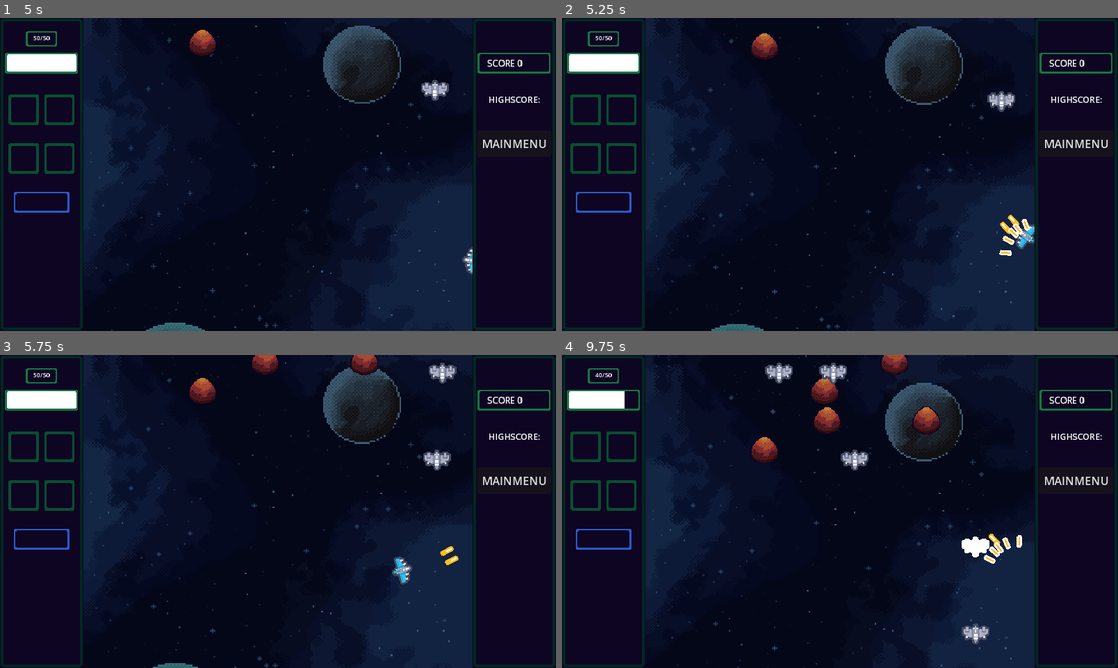
Above: before the commit, frames 1-4 (two rows, left to right).
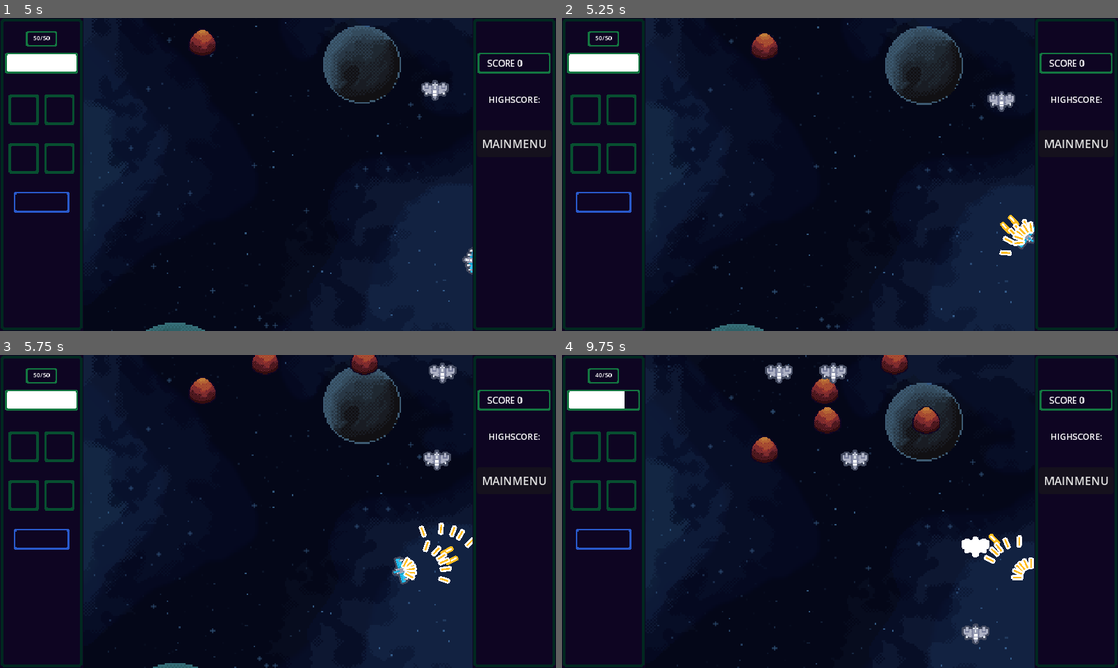
Above: after the commit, the same moments.

Repository: Deathofmatrix/23T3_GPG213_SHMUP
Game: Godot game, scene res://managers/scene_switcher.tscn
Same seed, same stepped clock (60 frames per second), same inputs: the game is played once before the commit and once after it. The engine's default icon, where the game draws it, is replaced by a stand-in: a white triangle on a blue panel in a dark square.
Inputs (mouse positions are in pixels of both pictures, inside the frame that each line leads up to):
- Up to frame 1 (5 s): click "START" at 0.5 s; click "START" at 1.25 s; move the mouse to (400, 158) at 2.02 s; hold D (right) 2.03-2.78 s; right-click (400, 158) at 2.1 s; move the mouse to (166, 190) at 2.77 s; hold S (down) 2.78-3.53 s; click (166, 190) at 2.85 s; right-click (166, 190) at 3.05 s; move the mouse to (333, 105) at 3.52 s; hold D (right) 3.53-4.28 s; right-click (333, 105) at 3.6 s; move the mouse to (250, 237) at 4.27 s; hold W (up) from 4.28 s (still down); right-click (250, 237) at 4.35 s
- Up to frame 2 (5.25 s): move the mouse to (1006, 221) at 5.02 s; release W (up) at 5.03 s; press the mouse at (1006, 221) at 5.03 s; hold A (left) from 5.03 s (still down)
- Up to frame 3 (5.75 s): keep holding A (left); right-click (444, 558) at 5.3 s
- Up to frame 4 (9.75 s): move the mouse to (673, 464) at 5.77 s; release the mouse at (673, 464) at 5.78 s; right-click (673, 464) at 5.85 s; move the mouse to (867, 511) at 6.52 s; release A (left) at 6.53 s; hold S (down) 6.53-7.28 s; right-click (867, 511) at 6.6 s; move the mouse to (756, 433) at 7.27 s; hold D (right) 7.28-8.03 s; click (756, 433) at 7.35 s; right-click (756, 433) at 7.55 s; move the mouse to (962, 495) at 8.02 s; hold W (up) 8.03-8.78 s; right-click (962, 495) at 8.1 s; move the mouse to (728, 527) at 8.77 s; hold D (right) 8.78-9.53 s; right-click (728, 527) at 8.85 s; move the mouse to (895, 442) at 9.52 s; press the mouse at (895, 442) at 9.53 s; hold S (down) from 9.53 s (still down)

Frame 1 is identical in both runs. In frame 2, 0.1% of the frame differs, in the area x 81-85%, y 64-73%; in frame 3, 0.5%, in the area x 72-85%, y 53-74%; in frame 4, 0.2%.

Commit message:
Added moving Pickups

Diff:
--- a/autoloads/event_manager.gd
+++ b/autoloads/event_manager.gd
@@ -1,3 +1,4 @@
 extends Node
 
 signal enemy_destroyed(global_position: Vector2, points: int)
+signal player_leveled_up()
--- a/levels/Scenes/level_01.tscn
+++ b/levels/Scenes/level_01.tscn
@@ -7,6 +7,7 @@
 [ext_resource type="PackedScene" uid="uid://d8xrnob8i15r" path="res://UI/hud.tscn" id="4_64i7p"]
 [ext_resource type="PackedScene" uid="uid://b5s4k7dtq4xy7" path="res://enemies/enemy_spawner.tscn" id="5_nfb7c"]
 [ext_resource type="PackedScene" uid="uid://0uv3q6ylqes0" path="res://pickups/xp/xp_spawner.tscn" id="6_ac72y"]
+[ext_resource type="PackedScene" uid="uid://d0gynaifufxo8" path="res://pickups/upgrades/upgrade_spawner.tscn" id="8_ysjd3"]
 
 [node name="Level01" type="Node2D"]
 script = ExtResource("1_hrodq")
@@ -45,6 +46,9 @@
 
 [node name="XPSpawner" parent="." instance=ExtResource("6_ac72y")]
 
+[node name="UpgradeSpawner" parent="." instance=ExtResource("8_ysjd3")]
+position = Vector2(0, -180)
+
 [connection signal="score_increased" from="HUDCanvas/HUD" to="." method="_on_hud_score_increased"]
 [connection signal="pressed" from="HUDCanvas/Button" to="." method="_on_button_pressed"]
 [connection signal="player_health_updated" from="Player" to="HUDCanvas/HUD" method="_on_player_player_health_updated"]
--- /dev/null
+++ b/pickups/upgrades/upgrade_collector.tscn
@@ -0,0 +1,11 @@
+[gd_scene load_steps=2 format=3 uid="uid://blg4j3q5al6cc"]
+
+[sub_resource type="CircleShape2D" id="CircleShape2D_u1joq"]
+radius = 16.0
+
+[node name="UpgradeCollector" type="Area2D"]
+collision_layer = 0
+collision_mask = 64
+
+[node name="CollisionShape2D" type="CollisionShape2D" parent="."]
+shape = SubResource("CircleShape2D_u1joq")
--- /dev/null
+++ b/pickups/upgrades/upgrade_pickup.gd
@@ -0,0 +1,16 @@
+extends Area2D
+
+var upgrades_on_screen: Array
+var movement_speed
+
+func _physics_process(delta):
+	position += Vector2.DOWN * movement_speed * delta
+
+
+func upgrade_collected():
+	for upgrades in upgrades_on_screen:
+		upgrades.queue_free()
+
+
+func _on_visible_on_screen_notifier_2d_screen_exited():
+	queue_free()
--- /dev/null
+++ b/pickups/upgrades/upgrade_pickup.tscn
@@ -0,0 +1,22 @@
+[gd_scene load_steps=4 format=3 uid="uid://d2a8r6he6s8yy"]
+
+[ext_resource type="Script" path="res://pickups/upgrades/upgrade_pickup.gd" id="1_ocel7"]
+[ext_resource type="Texture2D" uid="uid://dvpqs4dayer11" path="res://icon.svg" id="1_oqwib"]
+
+[sub_resource type="CircleShape2D" id="CircleShape2D_6swik"]
+radius = 14.0
+
+[node name="UpgradePickup" type="Area2D"]
+collision_layer = 64
+script = ExtResource("1_ocel7")
+
+[node name="Sprite2D" type="Sprite2D" parent="."]
+scale = Vector2(0.2, 0.2)
+texture = ExtResource("1_oqwib")
+
+[node name="CollisionShape2D" type="CollisionShape2D" parent="."]
+shape = SubResource("CircleShape2D_6swik")
+
+[node name="VisibleOnScreenNotifier2D" type="VisibleOnScreenNotifier2D" parent="."]
+
+[connection signal="screen_exited" from="VisibleOnScreenNotifier2D" to="." method="_on_visible_on_screen_notifier_2d_screen_exited"]
--- /dev/null
+++ b/pickups/upgrades/upgrade_spawner.gd
@@ -0,0 +1,30 @@
+extends Node2D
+
+@export var current_pickup_speed = 30
+
+var UpgradePickup = preload("res://pickups/upgrades/upgrade_pickup.tscn")
+
+@onready var spawn_locations = $SpawnLocations
+
+func _ready():
+	EventManager.connect("player_leveled_up", spawn_upgrades)
+
+
+func spawn_upgrades():
+	var markers = spawn_locations.get_children()
+	var upgrade1 = create_upgrade(markers[0])
+	var upgrade2 = create_upgrade(markers[1])
+	var upgrade3 = create_upgrade(markers[2])
+	var current_onscreen_upgrades = [upgrade1, upgrade2, upgrade3]
+
+	for upgrade in current_onscreen_upgrades:
+		upgrade.upgrades_on_screen = current_onscreen_upgrades
+
+
+func create_upgrade(marker):
+	var selected_position = marker.position
+	var upgrade_pickup = UpgradePickup.instantiate()
+	upgrade_pickup.position = selected_position
+	upgrade_pickup.movement_speed = current_pickup_speed
+	add_child(upgrade_pickup)
+	return upgrade_pickup
--- /dev/null
+++ b/pickups/upgrades/upgrade_spawner.tscn
@@ -0,0 +1,19 @@
+[gd_scene load_steps=2 format=3 uid="uid://d0gynaifufxo8"]
+
+[ext_resource type="Script" path="res://pickups/upgrades/upgrade_spawner.gd" id="1_l22pk"]
+
+[node name="UpgradeSpawner" type="Node2D"]
+script = ExtResource("1_l22pk")
+
+[node name="SpawnLocations" type="Node2D" parent="."]
+
+[node name="UpgradeSpawn1" type="Marker2D" parent="SpawnLocations"]
+unique_name_in_owner = true
+position = Vector2(-150, 0)
+
+[node name="UpgradeSpawn2" type="Marker2D" parent="SpawnLocations"]
+unique_name_in_owner = true
+
+[node name="UpgradeSpawn3" type="Marker2D" parent="SpawnLocations"]
+unique_name_in_owner = true
+position = Vector2(150, 0)
--- a/player/player.gd
+++ b/player/player.gd
@@ -47,38 +47,48 @@
 	look_at(get_global_mouse_position())
 
 
+# Movement
+
+
 func lock_player_to_screen():
 	var viewport_pos = get_viewport_rect().position
 	var top_left = viewport_pos - Vector2(screen_half_width, screen_half_height)
 	var bottom_right = viewport_pos + Vector2(screen_half_width, screen_half_height)
 	global_position = global_position.clamp(top_left, bottom_right)
 
-
 func handle_acceleration(input_axis, delta):
 	if input_axis != Vector2.ZERO:
 		velocity = velocity.move_toward(input_axis * movement_data.max_speed, movement_data.acceleration * delta)
-
 
 func handle_air_resistance(input_axis, delta):
 	if input_axis == Vector2.ZERO:
 		velocity = velocity.move_toward(Vector2.ZERO, movement_data.friction * delta)
 
 
-func check_weapon_duplicate(weapon: Weapon):
+# Upgrading
+
+
+func add_weapon(weapon: Weapon):
+	if _check_weapon_duplicate(weapon):
+		var duplicate_weapon = _check_weapon_duplicate(weapon)
+		upgrade_weapon(duplicate_weapon)
+		weapon.queue_free()
+	else:
+		current_weapons.add_child(weapon)
+
+
+func _check_weapon_duplicate(weapon: Weapon):
 	for i in current_weapons.get_children():
 		if i.weapon_name == weapon.weapon_name:
-			return true
+			return i
 
 	weapons.append(weapon)
 	return false
 
+func upgrade_weapon(weapon: Weapon):
+	weapon.upgrade()
 
-func add_weapon(weapon: Weapon):
-	print(check_weapon_duplicate(weapon))
-	if check_weapon_duplicate(weapon):
-		weapon.queue_free()
-	else:
-		current_weapons.add_child(weapon)
+# Invulnerability
 
 
 func give_invulnerability():
@@ -90,6 +100,9 @@
 		animation_player.play("invulnerable_flash_anim")
 	elif not health_system.is_invulnerable:
 		$CollisionShape2D.set_deferred("disabled", false)
+
+
+# Signals
 
 
 func _on_hit_box_body_entered(_body):
@@ -118,3 +131,7 @@
 func _on_xp_manager_xp_updated(xp):
 	current_xp = xp
 	hud.update_xp_bar(current_xp)
+
+
+func _on_upgrade_collector_area_entered(area):
+	area.upgrade_collected()
--- a/player/player.tscn
+++ b/player/player.tscn
@@ -8,6 +8,7 @@
 [ext_resource type="PackedScene" uid="uid://bbhn84hirt6hd" path="res://player/xp_collector.tscn" id="5_65dra"]
 [ext_resource type="PackedScene" uid="uid://b0ip1ow4i64ql" path="res://player/resources/health_system.tscn" id="5_634nx"]
 [ext_resource type="PackedScene" uid="uid://dtc87bt45mxrq" path="res://player/xp_manager.tscn" id="5_t24r3"]
+[ext_resource type="PackedScene" uid="uid://blg4j3q5al6cc" path="res://pickups/upgrades/upgrade_collector.tscn" id="6_dhmjd"]
 
 [sub_resource type="ShaderMaterial" id="ShaderMaterial_3nm0x"]
 resource_local_to_scene = true
@@ -79,6 +80,8 @@
 
 [node name="XPManager" parent="." instance=ExtResource("5_t24r3")]
 
+[node name="UpgradeCollector" parent="." instance=ExtResource("6_dhmjd")]
+
 [node name="XPCollector" parent="." node_paths=PackedStringArray("xp_manager") instance=ExtResource("5_65dra")]
 xp_manager = NodePath("../XPManager")
 
@@ -104,6 +107,7 @@
 
 [connection signal="leveled_up" from="XPManager" to="." method="_on_xp_manager_leveled_up"]
 [connection signal="xp_updated" from="XPManager" to="." method="_on_xp_manager_xp_updated"]
+[connection signal="area_entered" from="UpgradeCollector" to="." method="_on_upgrade_collector_area_entered"]
 [connection signal="health_updated" from="HealthSystem" to="." method="_on_health_system_health_updated"]
 [connection signal="killed" from="HealthSystem" to="." method="_on_health_system_killed"]
 [connection signal="max_health_updated" from="HealthSystem" to="." method="_on_health_system_max_health_updated"]
--- a/player/resources/health_system.gd
+++ b/player/resources/health_system.gd
@@ -44,7 +44,6 @@
 # called when health == 0
 # presently nil functionality
 func kill():
-	print("killed")
 	emit_signal("killed") #incase anything else wants to know you're dead
 	get_parent().queue_free()
 
--- a/player/xp_manager.gd
+++ b/player/xp_manager.gd
@@ -29,3 +29,4 @@
 	current_xp_level += 1
 	current_xp_required = get_required_xp(current_xp_level)
 	emit_signal("leveled_up", current_xp_required, current_xp_level)
+	EventManager.player_leveled_up.emit()
--- a/project.godot
+++ b/project.godot
@@ -78,6 +78,7 @@
 2d_physics/layer_4="EnemyBullet"
 2d_physics/layer_5="Obstacle"
 2d_physics/layer_6="XP"
+2d_physics/layer_7="UpgradePickup"
 
 [physics]
 
--- a/weapons/pistol/pistol.gd
+++ b/weapons/pistol/pistol.gd
@@ -33,3 +33,11 @@
 	bullet.rotation = bullet.direction.angle()
 	GlobalPlayerInfo.player.get_parent().add_child(bullet)
 	return bullet
+
+
+func upgrade():
+	upgrade_number += 1
+	match upgrade_number:
+		2:
+			print("level 2 pistol")
+			shoot_speed_timer.wait_time = 0.1
--- a/weapons/shotgun/shotgun.gd
+++ b/weapons/shotgun/shotgun.gd
@@ -32,3 +32,10 @@
 	bullet.rotation = bullet.direction.angle()
 	get_tree().current_scene.add_child(bullet)
 	return bullet
+
+func upgrade():
+	upgrade_number += 1
+	match upgrade_number:
+		2:
+			print("level 2 shotgun")
+			shoot_speed_timer.wait_time = 0.1
--- a/weapons/weapon.gd
+++ b/weapons/weapon.gd
@@ -2,7 +2,9 @@
 extends Node2D
 
 var weapon_name: String = ""
-var upgrades
+var upgrade_number: int = 1
+var max_upgrades: int = 2
+
 
 func _process(_delta):
 	if Input.is_action_pressed("primary_action"):
@@ -10,3 +12,15 @@
 
 func shoot_bullet():
 	pass
+
+
+func check_if_can_upgrade():
+	if upgrade_number >= max_upgrades:
+		print("weapon max level")
+		return false
+	else:
+		return true
+
+func upgrade():
+	print("haven't overridden upgrade func")
+	pass
Not shown: 1 places in levels/Scenes/level_01.tscn that only renumber resources
Not shown: 1 places in player/player.tscn that only renumber resources
